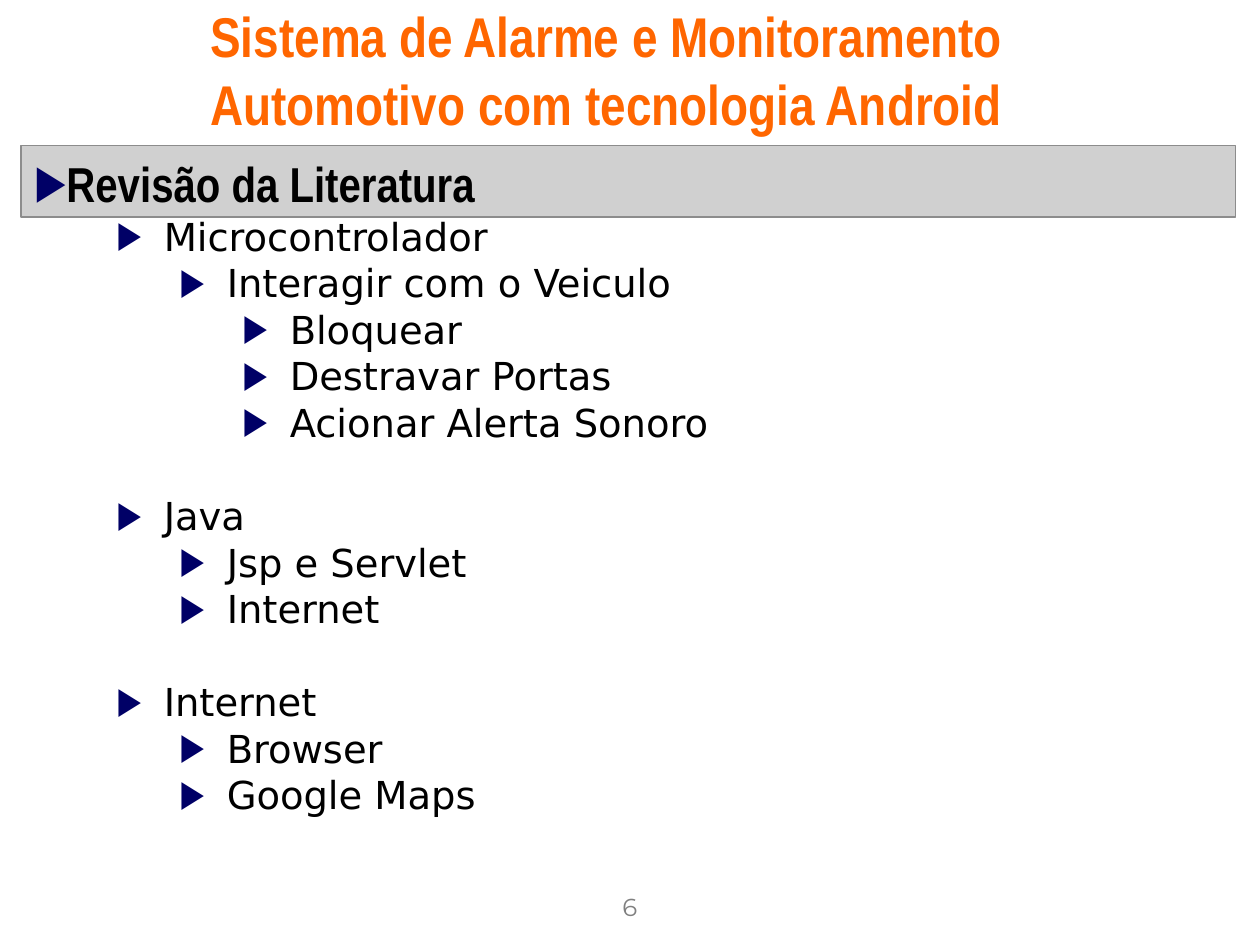
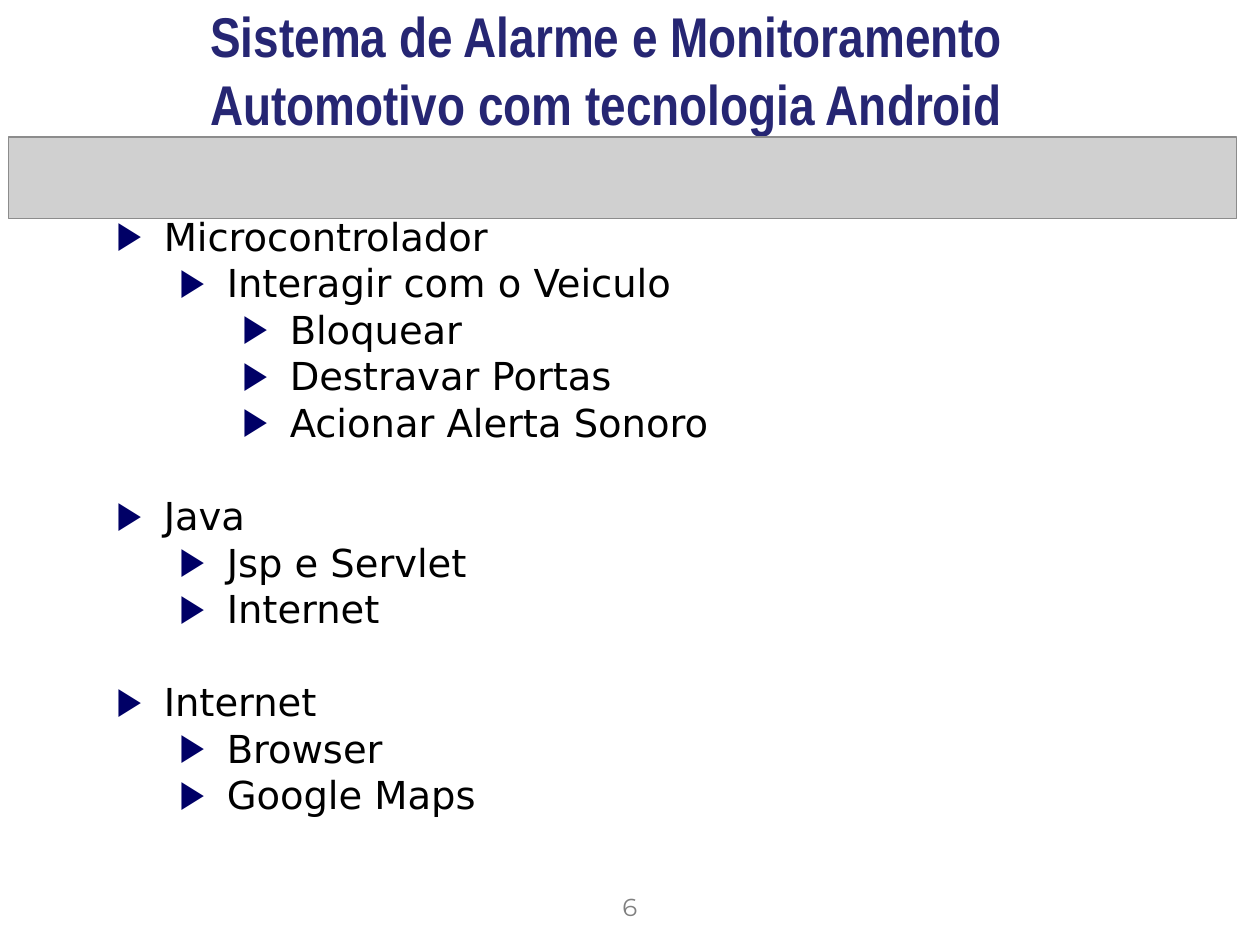
Before and after one commit to gabrielcedran/tcc-alarm-gsm, a slide deck: slide 6 of Docs/Apresentacao_padrao_Conic_2009.ppt. Drawn at 1260x945 pixels with LibreOffice and Linux fonts; fonts in the diff are those of the drawing; grey boxes stand for pictures; background and template pictures are left out. Boxes give left, top, right and bottom in pixels: in the first picture for what was removed or moved away, otherwise in the second. Text is boxed around its words. In the diff, an @@ line names an element or a change of style, - is before the commit and + after.

```diff
--- a/Docs/Apresentacao_padrao_Conic_2009.ppt
+++ b/Docs/Apresentacao_padrao_Conic_2009.ppt
@@ title "Sistema de Alarme e Monitoramento ..." at (210,16,1002,134): text colour #FF6600 to #262673 @@
@@ picture: place and size @@
-picture at (21,146,1236,218)
+picture at (9,137,1237,219)
@@ text removed at (66,166,475,203) @@
-▶ Revisão da Literatura
```
Also in this commit, not shown: 13 other slides changed.
